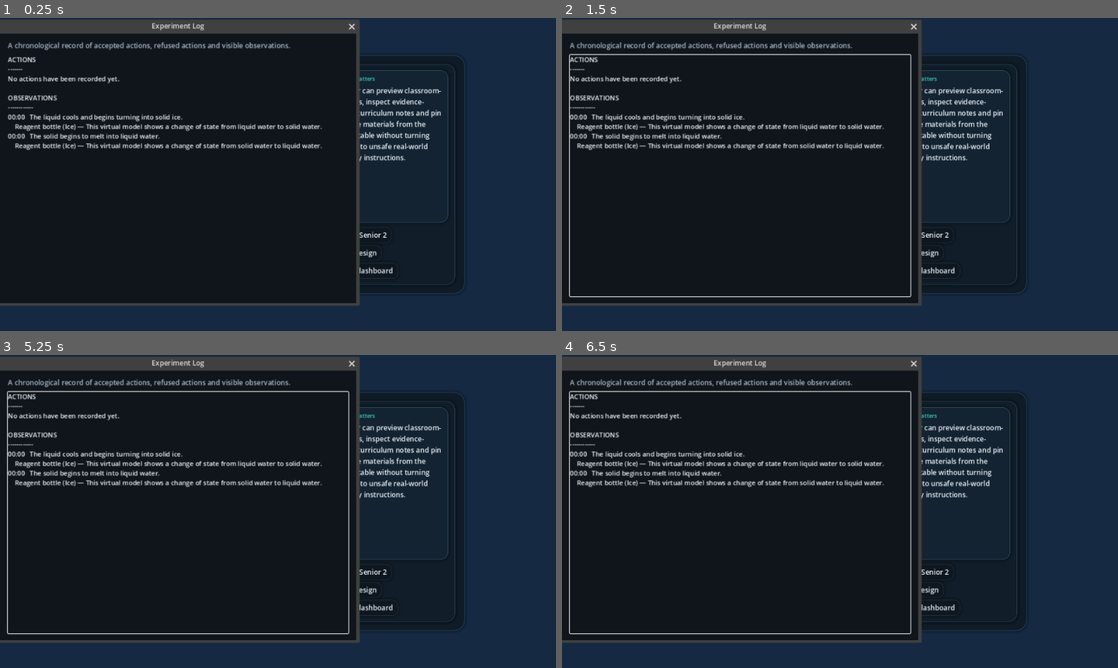
Above: before the commit, frames 1-4 (two rows, left to right).
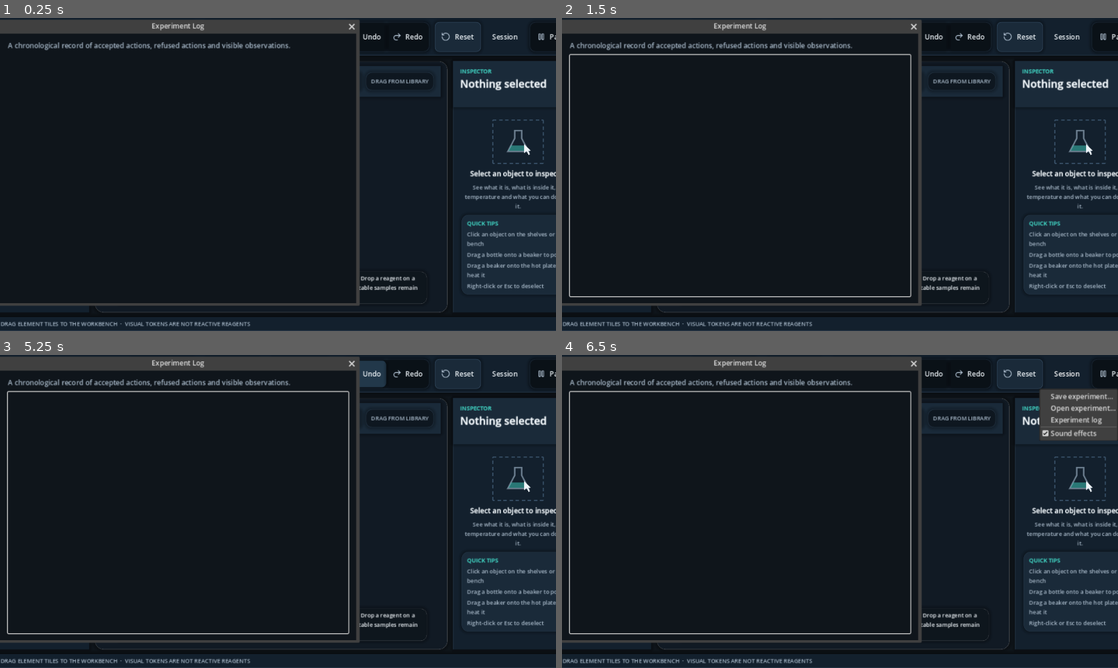
Above: after the commit, the same moments.

Repository: KareemMohammadeen/chemistry-lab-2d
Game: Godot game, scene res://scenes/main.tscn
Same seed, same stepped clock (60 frames per second), same inputs: the game is played once before the commit and once after it.
Inputs (mouse positions are in pixels of both pictures, inside the frame that each line leads up to; where the layout moved, square brackets give the same spot in the first picture):
- Up to frame 1 (0.25 s): no input
- Up to frame 2 (1.5 s): click (573, 255) at 0.5 s, where only the run before the commit has a clickable "Start guided virtual experime…"; click (573, 255) at 1.25 s, where only the run before the commit has a clickable "Start guided virtual experime…"
- Up to frame 3 (5.25 s): click (150, 589) at 2 s, where only the run before the commit has a clickable "Start Classroom Demo"; click (150, 589) at 2.75 s, where only the run before the commit has a clickable "Start Classroom Demo"; click (161, 376) [127, 380] at 3.5 s; click "Teacher Guide" at 4.25 s; click (366, 373) at 5 s, where only the run after the commit has a clickable "Undo"
- Up to frame 4 (6.5 s): click "Session" at 5.75 s

The runs differ from the first frame. In frame 1, 13% of the frame differs, in the area x 0-100%, y 0-99%; in frame 2, 13%; in frame 3, 13%; in frame 4, 15%.
Error after the commit: Parse Error: Could not parse global class "ReactionEngineAdvanced" from "res://scripts/chemistry/reaction_engine_advanced.gd". (res://scripts/simulation/lab_si…

Commit message:
Switch simulation to the advanced reaction engine

Diff:
--- a/scripts/simulation/lab_simulation.gd
+++ b/scripts/simulation/lab_simulation.gd
@@ -10,7 +10,7 @@
 
 var database: ContentDatabase
 var state: LabState = LabState.new()
-var engine: ReactionEngine
+var engine: ReactionEngineAdvanced
 ## Object the operator is currently holding (dragging), or "".
 var held_object_id: String = ""
 var setup_title: String = ""
@@ -18,7 +18,7 @@
 
 func _init(content: ContentDatabase) -> void:
 	database = content
-	engine = ReactionEngine.new(content)
+	engine = ReactionEngineAdvanced.new(content)
 
 
 ## Replaces the state with the objects described in a setup file (data/setups/*.json).
